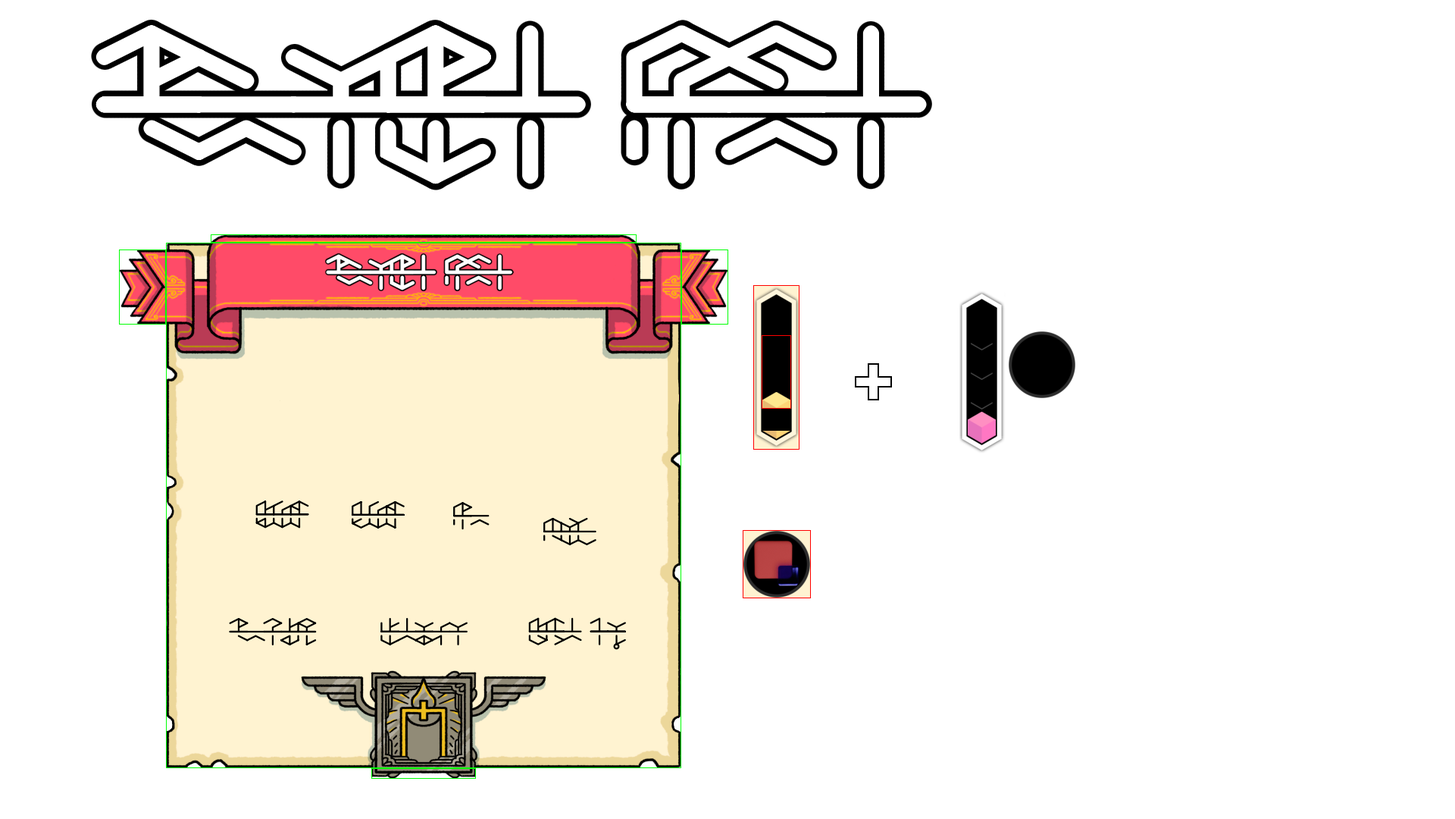
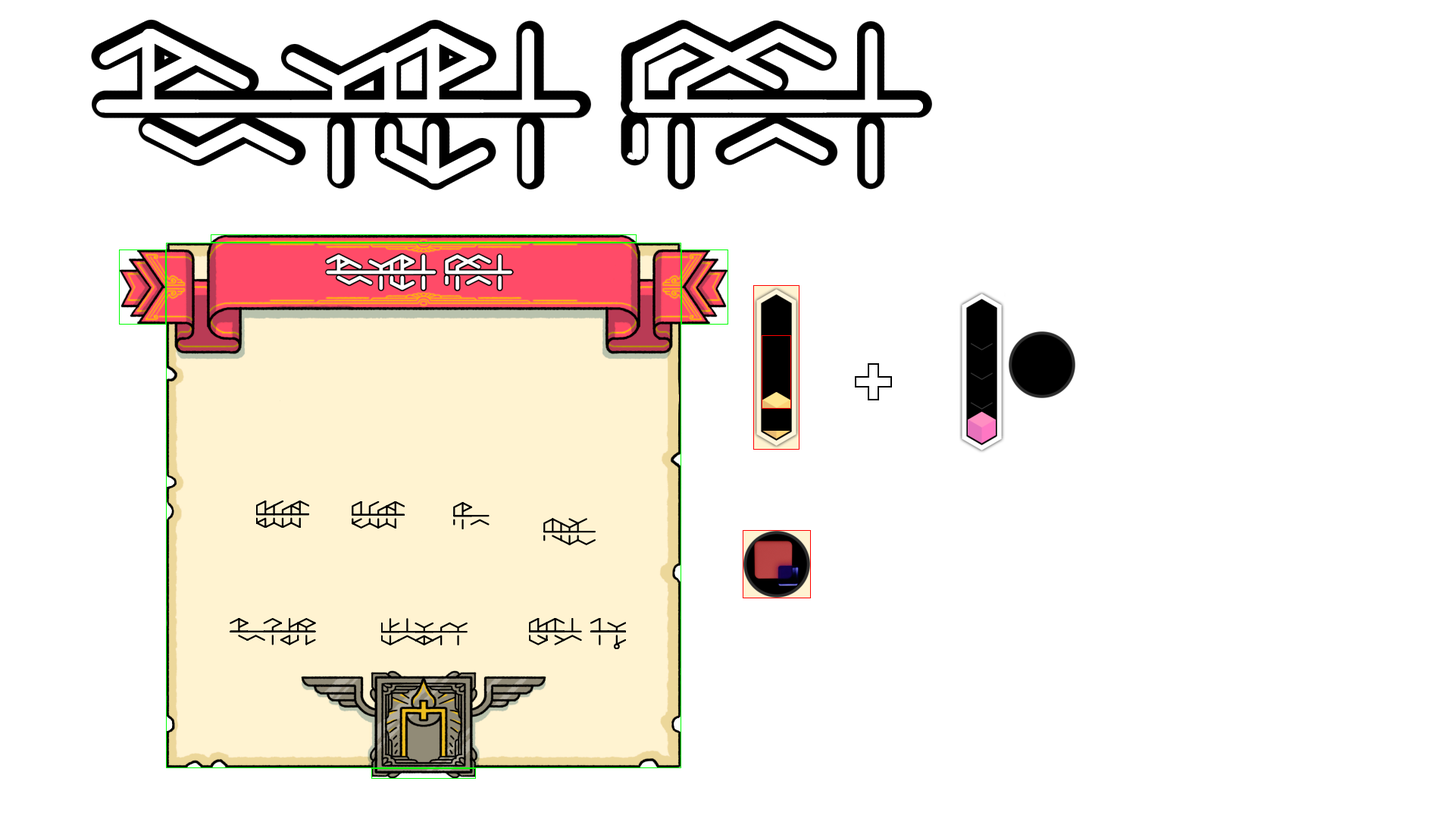
Comparing the layer stacks of the two 1455×819 images. Changes:
painted on "crop lines lines" over (762, 391, 791, 439)
painted on "bottom yellow" over (762, 391, 791, 439)
painted on "line" over (967, 342, 996, 444)
painted on "fill" over (967, 342, 996, 444)
painted on "bar ends" over (967, 342, 996, 444)
painted on "bar main" over (967, 342, 996, 444)
painted on "background" (2nd of 3, in "button") over (753, 539, 799, 586)
painted on "header background source" over (95, 25, 928, 185)
painted on "background" (3rd of 3) over (228, 182, 875, 650)
